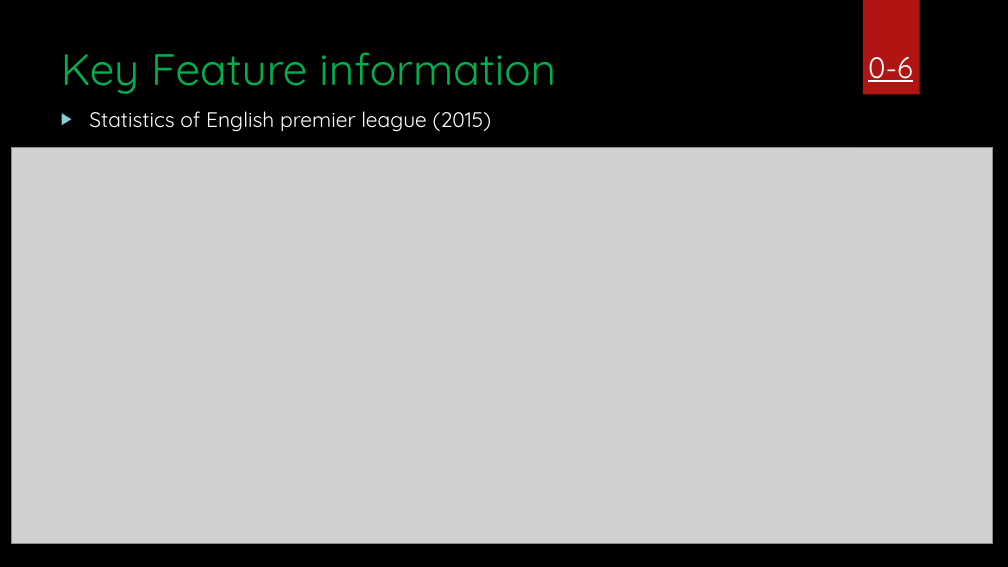
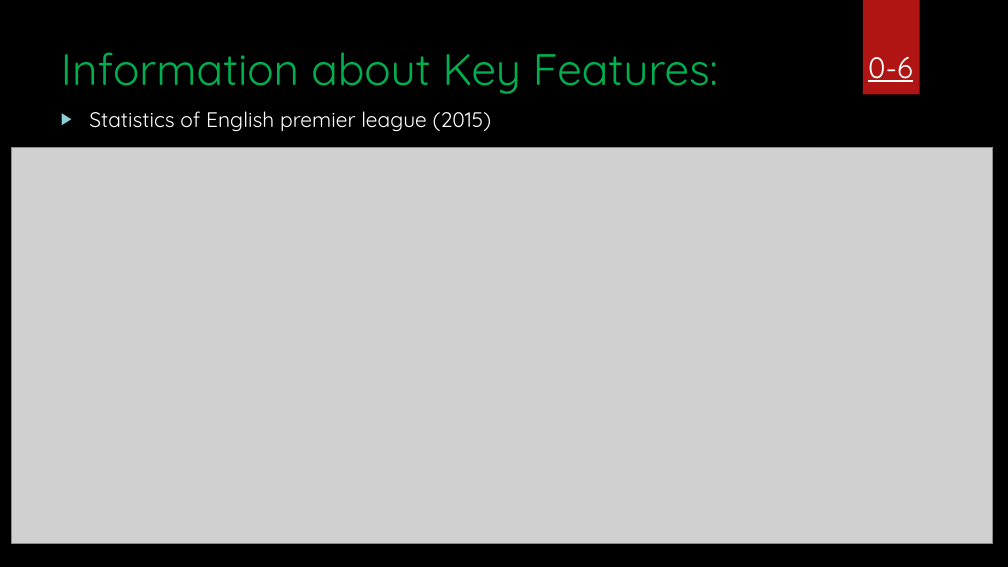
Before and after one commit to amoha39/Final-Project-1, a slide deck: slide 6 of Final Project.pptx. Drawn at 1008x567 pixels with LibreOffice and Linux fonts; fonts in the diff are those of the drawing; grey boxes stand for pictures; background and template pictures are left out. Boxes give left, top, right and bottom in pixels: in the first picture for what was removed or moved away, otherwise in the second. Text is boxed around its words. In the diff, an @@ line names an element or a change of style, - is before the commit and + after.

```diff
--- a/Final Project.pptx
+++ b/Final Project.pptx
@@ title at [61, 52, 718, 94]: text changed @@
-Key Feature information
+Information about Key Features:
```
Also in this commit, not shown: 4 other slides changed.
